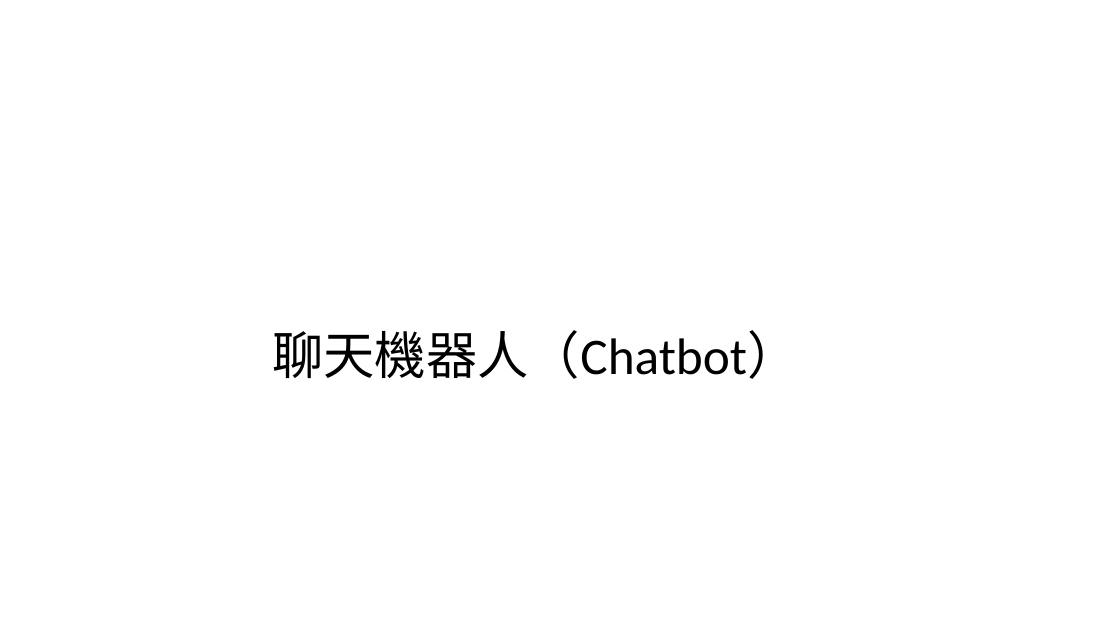
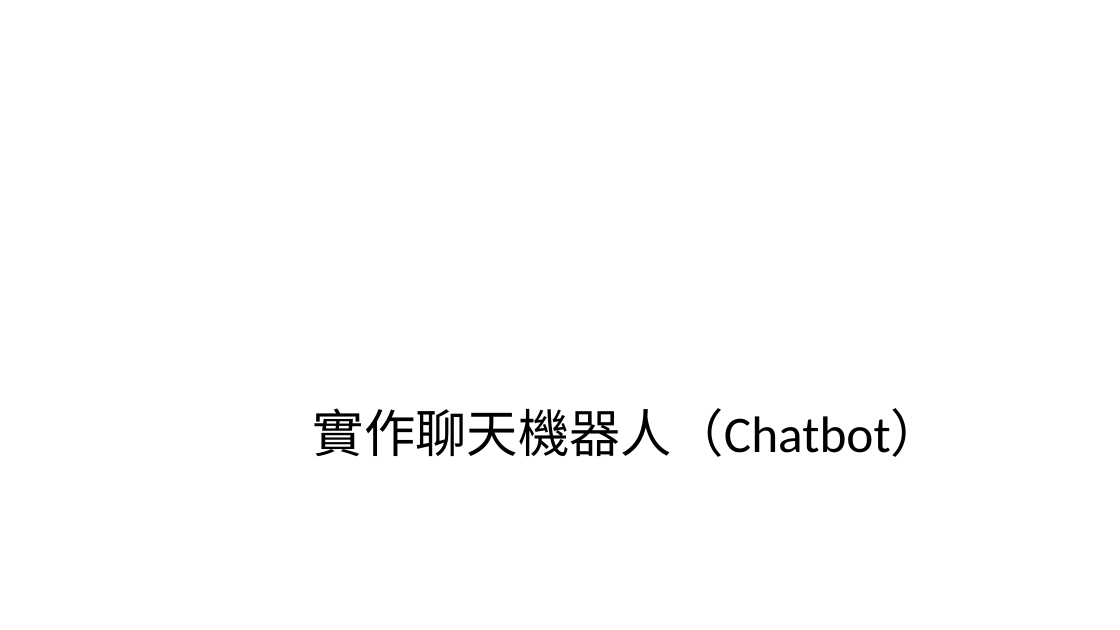
Before and after one commit to pcmsricky/chatbot, a slide deck: slide 17 of NLP2.pptx (slide 18 before the commit). Drawn at 1120x630 pixels with LibreOffice and Linux fonts; fonts in the diff are those of the drawing; background and template pictures are left out. Boxes give left, top, right and bottom in pixels: in the first picture for what was removed or moved away, otherwise in the second. Text is boxed around its words. In the diff, an @@ line names an element or a change of style, - is before the commit and + after.

```diff
--- a/NLP2.pptx
+++ b/NLP2.pptx
@@ text at box(313, 408, 942, 457): text changed @@
-聊天機器人（Chatbot）
+實作聊天機器人（Chatbot）
```
Also in this commit, not shown: 1 other slide changed, 1 slide added, 1 slide removed, 2 other files.
